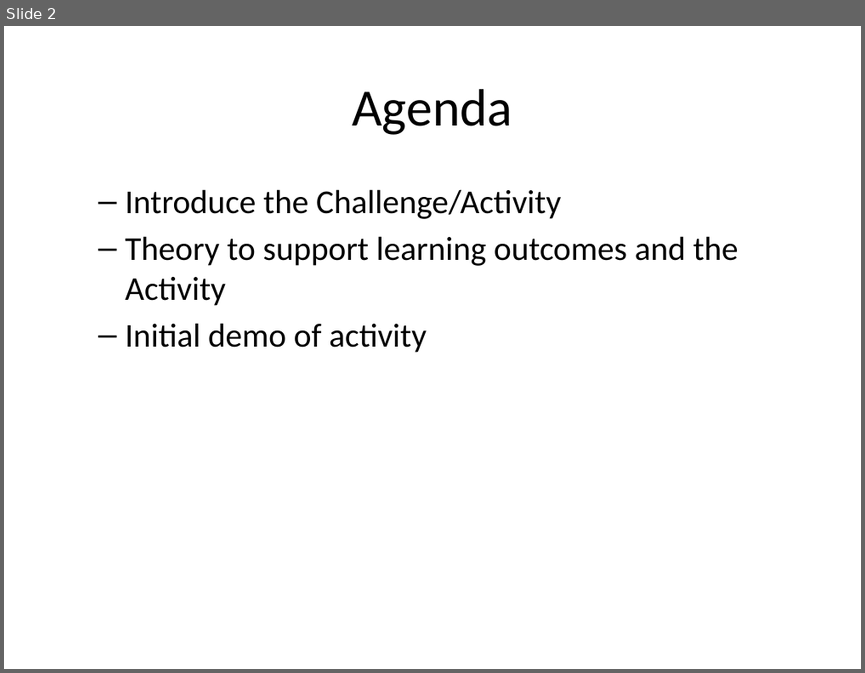
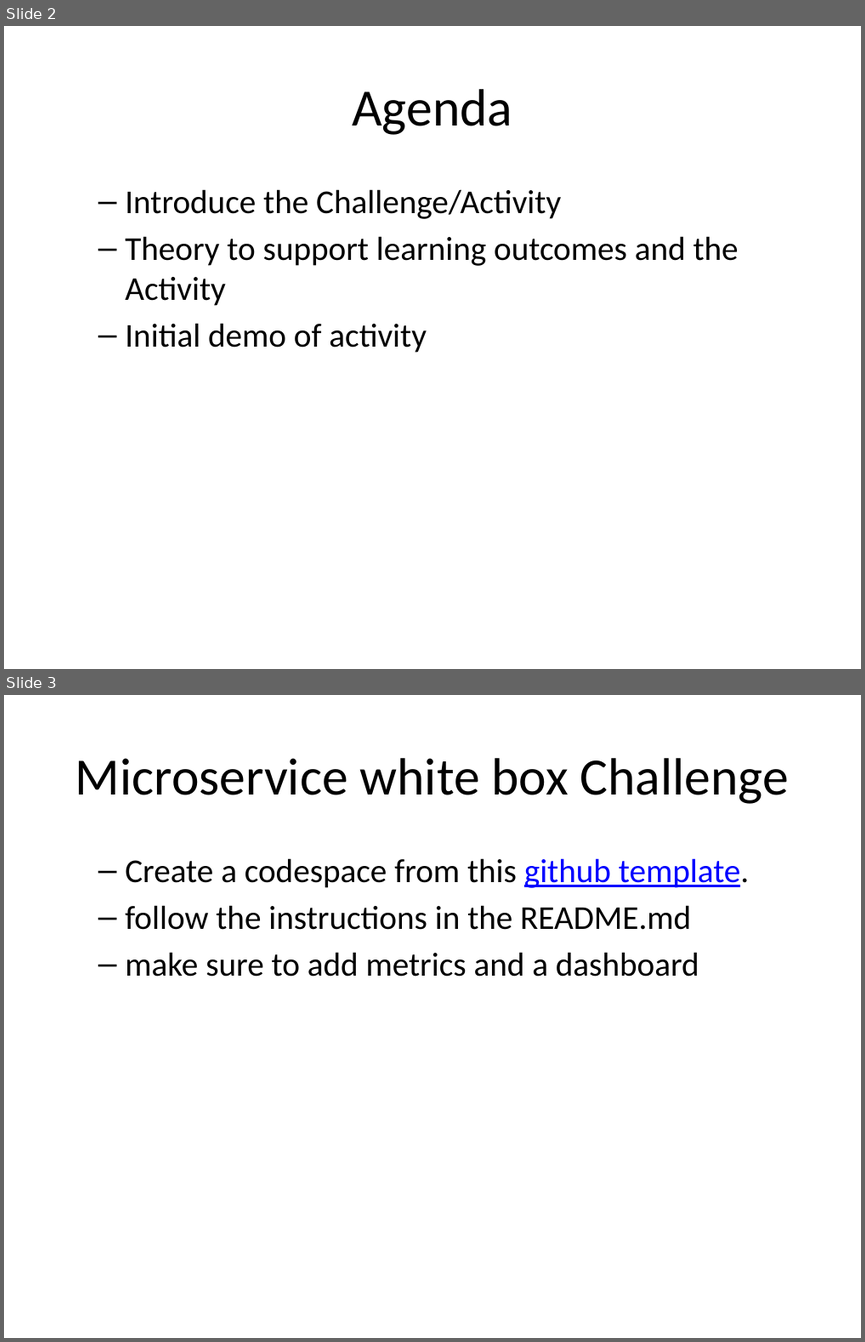
Before and after one commit to rhildred/INFO8985, a slide deck: microservice_analysis/slides.pptx. Shown one above the other, each under a label of ours: slide 2 before the commit, slides 2 and 3 after it. The pictures are 865x673 and 865x1342 pixels, drawn with LibreOffice and Linux fonts; fonts in the diff are those of the drawing. Boxes give left, top, right and bottom in pixels: in the first picture for what was removed or moved away, otherwise in the second. Text is boxed around its words. In the diff, an @@ line names an element or a change of style, - is before the commit and + after.

```diff
--- a/microservice_analysis/slides.pptx
+++ b/microservice_analysis/slides.pptx
@@ slide 3 added at <box>4,695,861,1338</box>, background #FFFFFF @@
@@ title added at <box>75,758,789,804</box>, 44 pt, text #000000 @@
+Microservice white box Challenge
@@ text added at <box>125,858,749,976</box>, 28 pt, text #000000 @@
+  – Create a codespace from this github template.
+  – follow the instructions in the README.md
+  – make sure to add metrics and a dashboard
```
Also in this commit, not shown: 9 other slides added, 11 other files.
